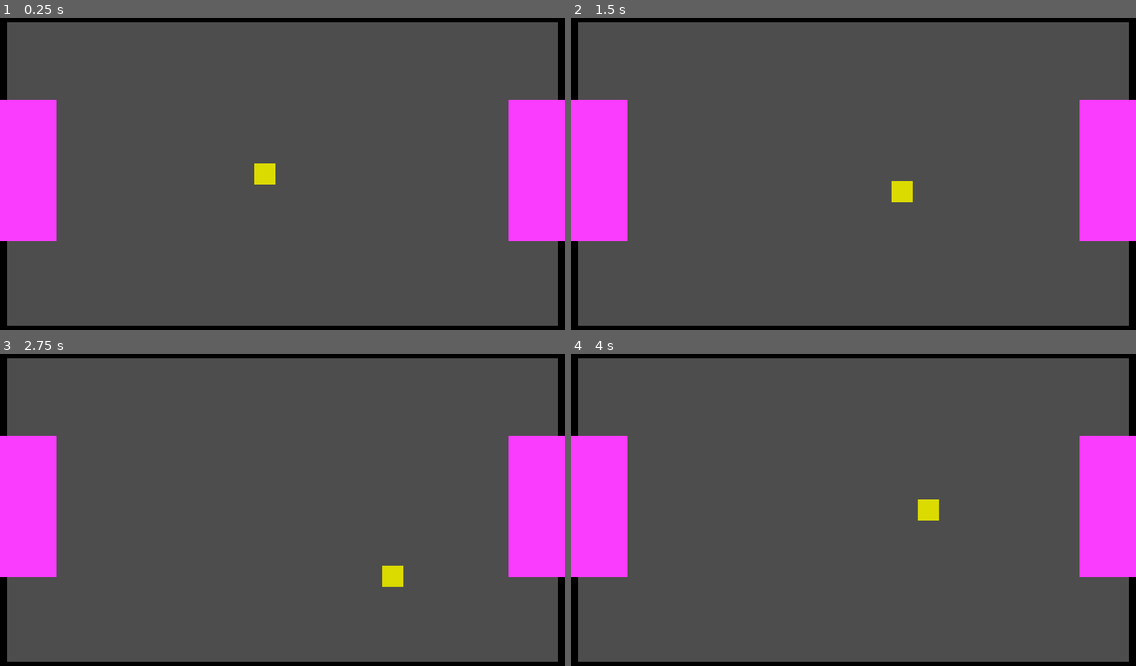
Above: before the commit, frames 1-4 (two rows, left to right).
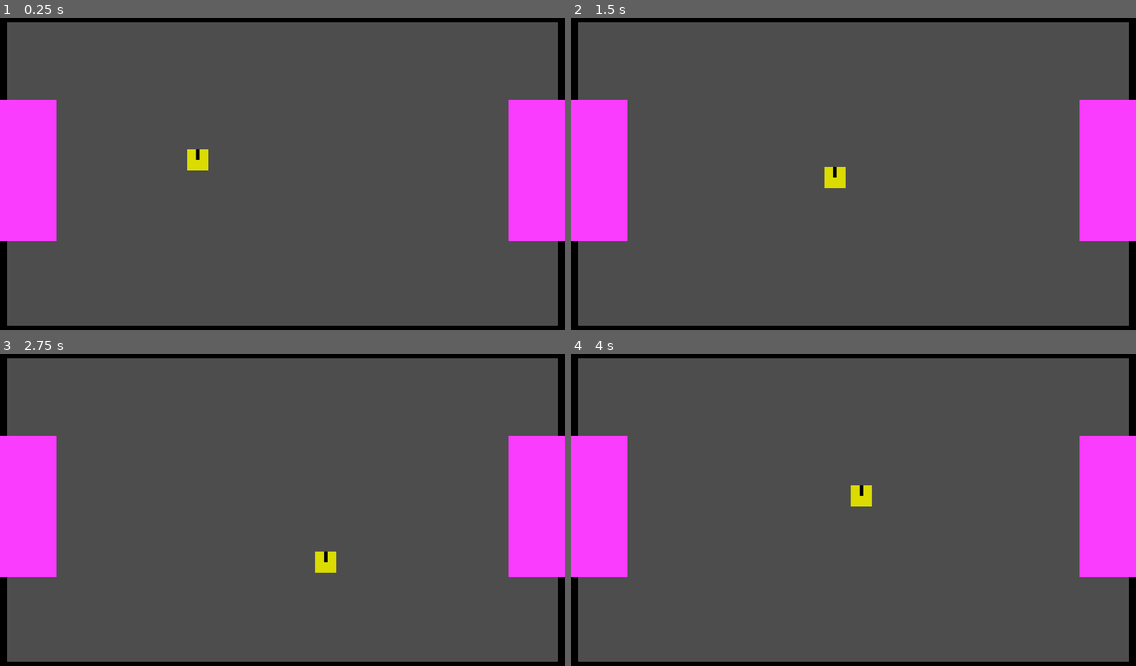
Above: after the commit, the same moments.

Repository: CrazyGG3r/fyp_try2
Game: Godot game, scene res://Scenes/main.tscn
The game is run twice, just before and just after one commit, with the same random seed, the same clock (stepped at 60 frames per second) and the same inputs.
Inputs:
- Up to frame 1 (0.25 s): no input
- Up to frame 2 (1.5 s): tap Enter at 0.5 s; hold Right (ui_right) 0.53-1.28 s; hold Down (ui_down) from 1.28 s (still down)
- Up to frame 3 (2.75 s): release Down (ui_down) at 2.03 s; hold Right (ui_right) from 2.03 s (still down)
- Up to frame 4 (4 s): release Right (ui_right) at 2.78 s; hold Up (ui_up) 2.78-3.53 s; hold Left (ui_left) from 3.53 s (still down)

The runs differ from the first frame. In frame 1, 0.5% of the frame differs, in the area x 33-49%, y 42-54%; in frame 2, 0.5%; in frame 3, 0.5%; in frame 4, 0.5%.

Commit message:
fixed buttons, added page to connec to godot. Minor changes in godot environment

Diff:
--- a/Environment/Scenes/abdomen.tscn
+++ b/Environment/Scenes/abdomen.tscn
@@ -6,6 +6,8 @@
 size = Vector2(1, 1)
 
 [sub_resource type="QuadMesh" id="QuadMesh_lq70a"]
+
+[sub_resource type="QuadMesh" id="QuadMesh_2m0oa"]
 
 [node name="abdomen" type="CharacterBody2D"]
 script = ExtResource("1_asc4j")
@@ -20,3 +22,9 @@
 position = Vector2(2.38419e-07, -2.38419e-07)
 scale = Vector2(48, 48)
 mesh = SubResource("QuadMesh_lq70a")
+
+[node name="face" type="MeshInstance2D" parent="."]
+modulate = Color(0, 0, 0, 1)
+position = Vector2(0, -12)
+scale = Vector2(8, 24)
+mesh = SubResource("QuadMesh_2m0oa")
--- /dev/null
+++ b/Environment/Scenes/hexapod_3d.tscn
@@ -0,0 +1,43 @@
+[gd_scene load_steps=5 format=3 uid="uid://cigyggag8iei5"]
+
+[sub_resource type="BoxMesh" id="BoxMesh_12f1d"]
+
+[sub_resource type="ConvexPolygonShape3D" id="ConvexPolygonShape3D_cxkll"]
+points = PackedVector3Array(-0.5, -0.5, -0.5, 0.5, 0.5, 0.5, 0.5, -0.5, 0.5, 0.5, 0.5, -0.5, -0.5, 0.5, 0.5, 0.5, -0.5, -0.5, -0.5, -0.5, 0.5, -0.5, 0.5, -0.5)
+
+[sub_resource type="BoxMesh" id="BoxMesh_c4ejp"]
+
+[sub_resource type="ConvexPolygonShape3D" id="ConvexPolygonShape3D_2y5mb"]
+points = PackedVector3Array(0.5, 0.5, 0.5, 0.5, 0.5, -0.5, -0.5, 0.5, 0.5, 0.5, -0.5, 0.5, 0.5, -0.5, -0.5, -0.5, 0.5, -0.5, -0.5, -0.5, 0.5, -0.5, -0.5, -0.5)
+
+[node name="Hexapod 3D" type="Node3D"]
+
+[node name="Abdome" type="RigidBody3D" parent="."]
+gravity_scale = 0.0
+
+[node name="MeshInstance3D" type="MeshInstance3D" parent="Abdome"]
+transform = Transform3D(1, 0, 0, 0, 0.5, 0, 0, 0, 2, 0, 0, 0)
+mesh = SubResource("BoxMesh_12f1d")
+
+[node name="CollisionShape3D" type="CollisionShape3D" parent="Abdome"]
+transform = Transform3D(1, 0, 0, 0, 0.5, 0, 0, 0, 2, 0, 0, 0)
+shape = SubResource("ConvexPolygonShape3D_cxkll")
+
+[node name="leg1" type="Generic6DOFJoint3D" parent="."]
+transform = Transform3D(1, 0, 0, 0, 1, 0, 0, 0, 1, 0.67976, 0, 0.584081)
+node_a = NodePath("../Abdome")
+node_b = NodePath("../Leg")
+
+[node name="Leg" type="RigidBody3D" parent="."]
+transform = Transform3D(1, 0, 0, 0, 1, 0, 0, 0, 1, 1.9085, 0, 0)
+
+[node name="MeshInstance3D" type="MeshInstance3D" parent="Leg"]
+transform = Transform3D(1, 0, 0, 0, 0.25, 0, 0, 0, 0.25, -0.475207, 0, 0.496199)
+mesh = SubResource("BoxMesh_c4ejp")
+
+[node name="CollisionShape3D" type="CollisionShape3D" parent="Leg"]
+transform = Transform3D(1, 0, 0, 0, 0.25, 0, 0, 0, 0.25, -0.475207, 0, 0.496199)
+shape = SubResource("ConvexPolygonShape3D_2y5mb")
+
+[node name="Camera3D" type="Camera3D" parent="."]
+transform = Transform3D(1, 0, 0, 0, 0.949233, 0.314572, 0, -0.314572, 0.949233, 0, 1.59135, 4.08215)
--- a/Environment/Scenes/main.tscn
+++ b/Environment/Scenes/main.tscn
@@ -21,7 +21,7 @@
 position = Vector2(640, 712)
 
 [node name="abdomen" parent="." instance=ExtResource("1_ccva3")]
-position = Vector2(600, 360)
+position = Vector2(448, 328)
 
 [node name="Goal_left" parent="." instance=ExtResource("5_auabh")]
 position = Vector2(64, 352)
--- /dev/null
+++ b/Environment/main_menu.tscn
@@ -0,0 +1,17 @@
+[gd_scene format=3 uid="uid://choiyg017m78x"]
+
+[node name="Main Menu" type="Control"]
+layout_mode = 3
+anchors_preset = 15
+anchor_right = 1.0
+anchor_bottom = 1.0
+grow_horizontal = 2
+grow_vertical = 2
+
+[node name="The Environment" type="Button" parent="."]
+layout_mode = 0
+offset_left = 240.0
+offset_top = 24.0
+offset_right = 248.0
+offset_bottom = 32.0
+text = "The Environment"
Not shown: 1 places in Environment/Scenes/abdomen.tscn that only renumber resources
Not shown, changed: Dummy_Agent/effects.py
Not shown, changed: Dummy_Agent/main_agent.py
Not shown, added: Dummy_Agent/to_environment.py
